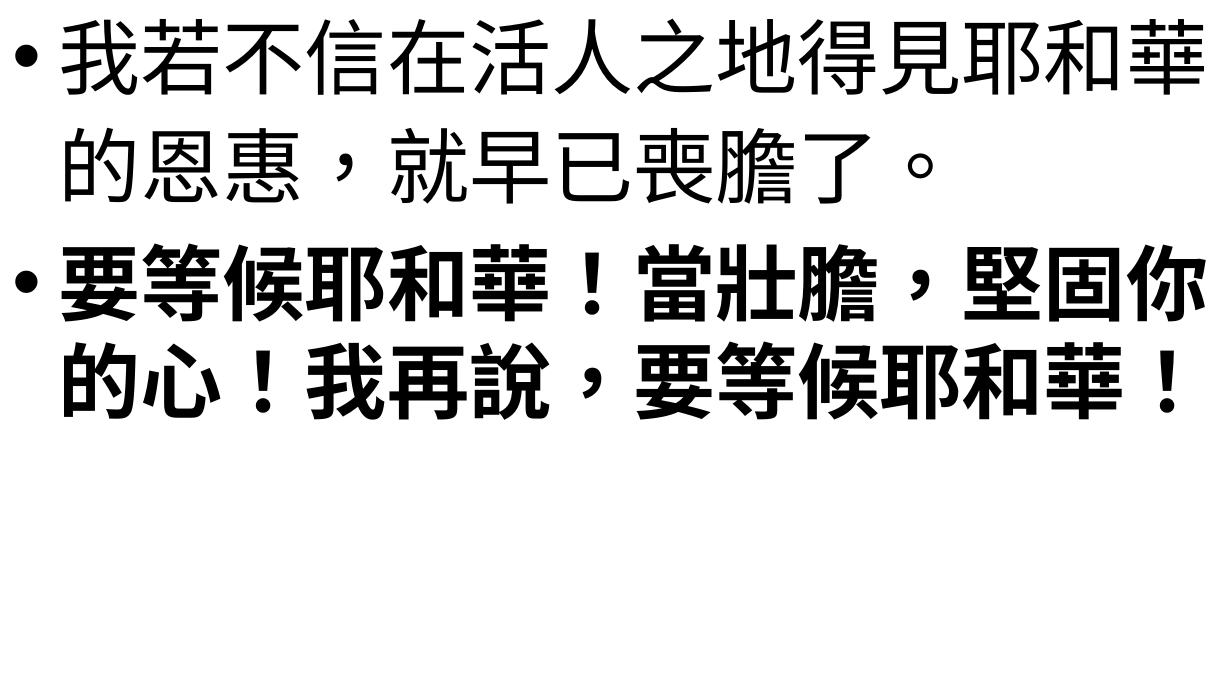
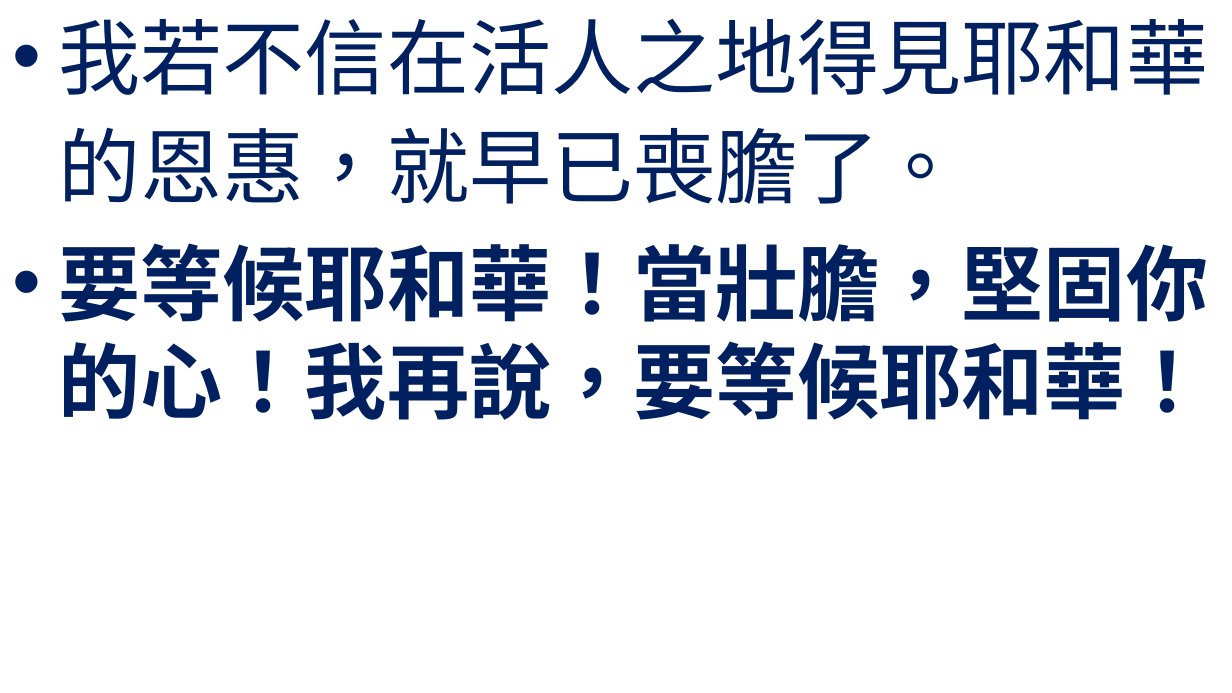
Before and after one commit to batisuoc/worship-resources, a slide deck: slide 7 of 63主是力量.pptx (slide 6 before the commit). Drawn at 1232x693 pixels with LibreOffice and Linux fonts; fonts in the diff are those of the drawing; background and template pictures are left out. Boxes give left, top, right and bottom in pixels: in the first picture for what was removed or moved away, otherwise in the second. Text is boxed around its words. In the diff, an @@ line names an element or a change of style, - is before the commit and + after.

```diff
--- a/63主是力量.pptx
+++ b/63主是力量.pptx
@@ text "我若不信在活人之地得見耶和華的恩惠，就早已喪膽了。" at (59, 18, 1209, 420): text colour #000000 to #002060 @@
```
Also in this commit, not shown: 5 other slides changed, 1 slide added.
